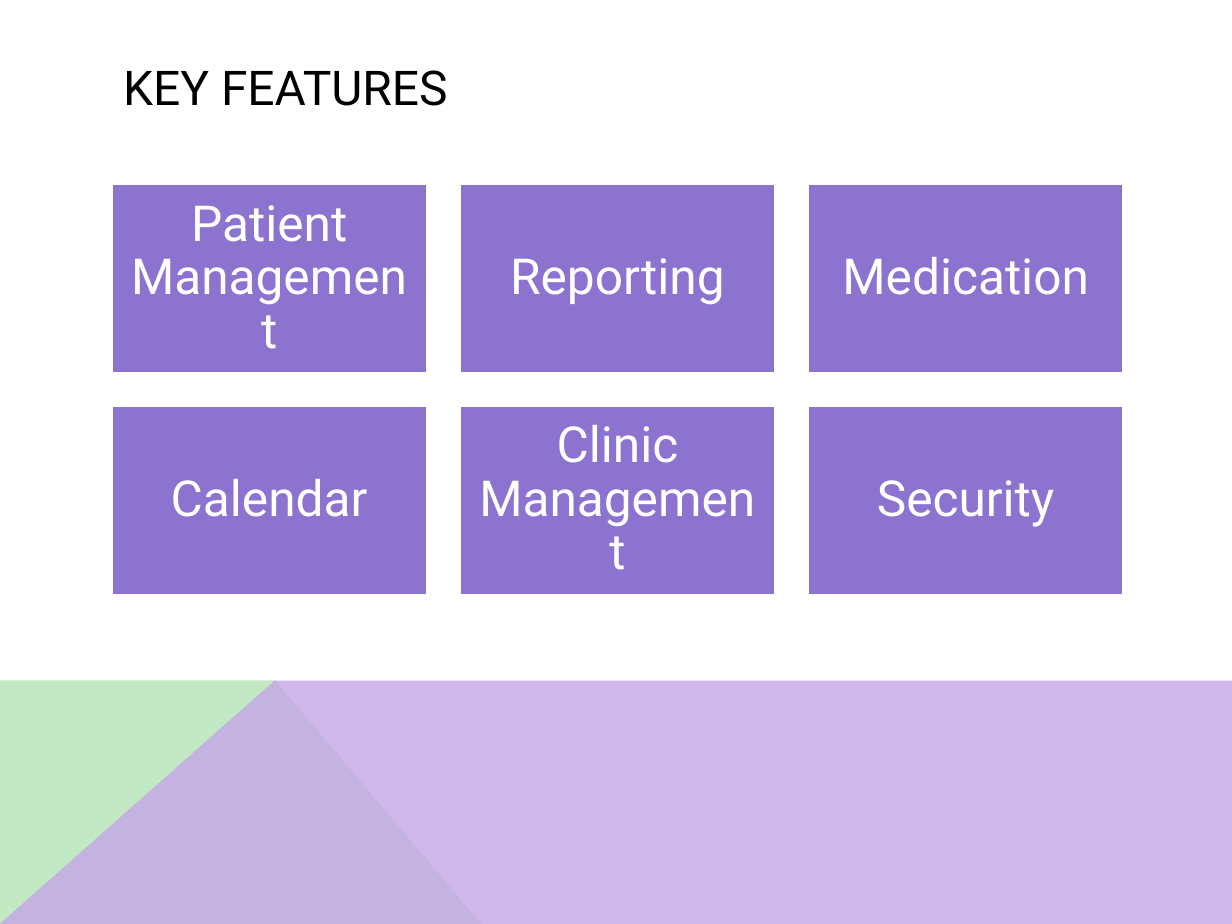
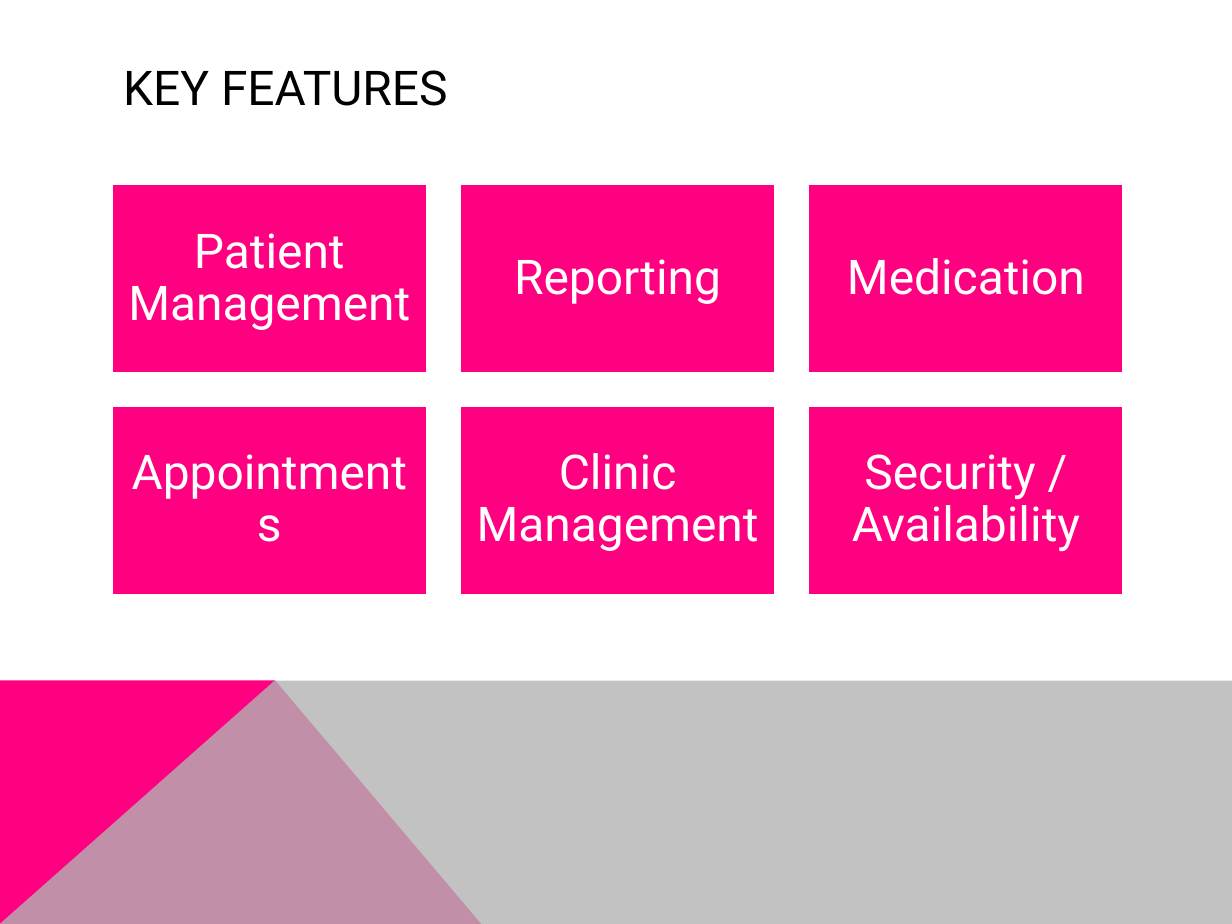
Before and after one commit to simonkrenger/ch.bfh.bti7081.s2013.pink, a slide deck: slide 5 of Project Pink/doc/task01/Presentation - CS Task 1.pptx (slide 7 before the commit). Drawn at 1232x924 pixels with LibreOffice and Linux fonts; fonts in the diff are those of the drawing. Boxes give left, top, right and bottom in pixels: in the first picture for what was removed or moved away, otherwise in the second. Text is boxed around its words. In the diff, an @@ line names an element or a change of style, - is before the commit and + after.

Commit message:
Updated presentation (colors approved by Fränzi, removed some slides)

```diff
--- a/Project Pink/doc/task01/Presentation - CS Task 1.pptx
+++ b/Project Pink/doc/task01/Presentation - CS Task 1.pptx
@@ size 29 to 28 pt in 4 elements at (x1=128, y1=233, x2=410, y2=330), (x1=514, y1=259, x2=721, y2=304), (x1=847, y1=258, x2=1085, y2=295), (x1=477, y1=453, x2=759, y2=551) @@
@@ fill #8C73D0 to #FF0080 in 6 elements at (x1=111, y1=184, x2=428, y2=373), (x1=460, y1=184, x2=776, y2=373), (x1=807, y1=184, x2=1124, y2=373), (x1=111, y1=405, x2=428, y2=595), (x1=460, y1=405, x2=776, y2=595), (x1=807, y1=405, x2=1124, y2=595) @@
@@ text at (x1=171, y1=479, x2=368, y2=517): text changed; size 29 to 28 pt @@
-Calendar
+Appointments
@@ text at (x1=852, y1=454, x2=1080, y2=552): text changed; size 29 to 28 pt @@
-Security
+Security / Availability
@@ freeform shape at (x1=0, y1=680, x2=482, y2=924): fill #C2E8C4 to #FF0080 @@
@@ freeform shape at (x1=0, y1=680, x2=1232, y2=924): fill #C5A6E8 at 80% opacity to #B3B3B3 at 80% opacity @@
```
Also in this commit, not shown: 9 other slides changed, 3 slides removed.
